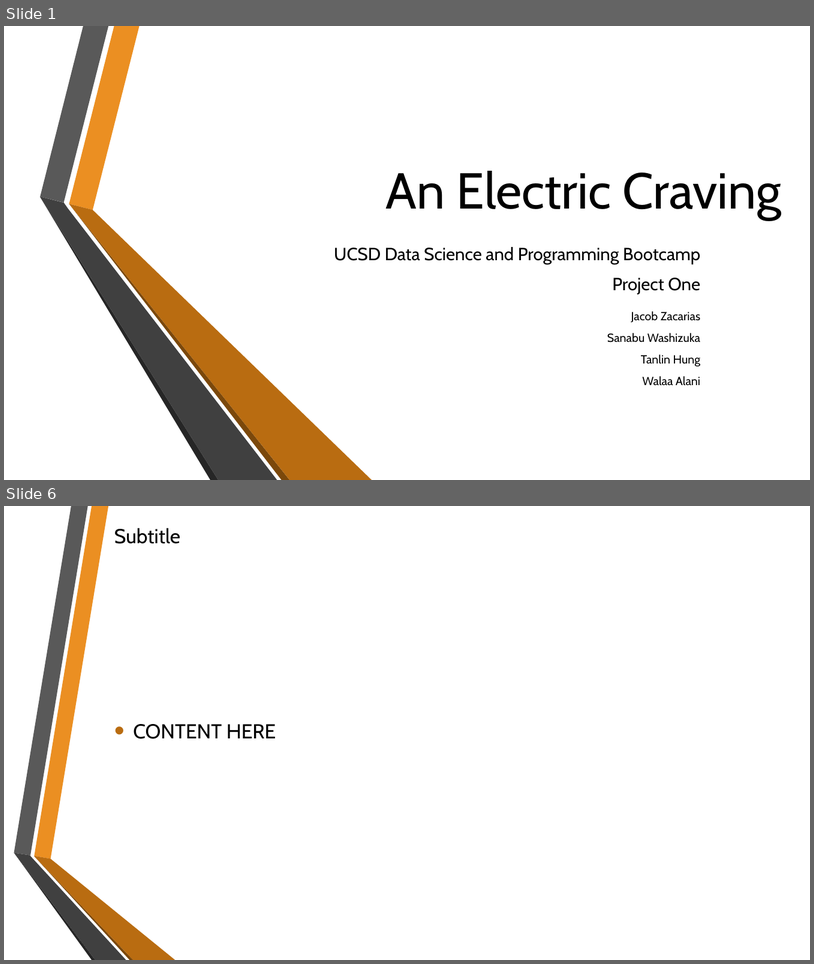
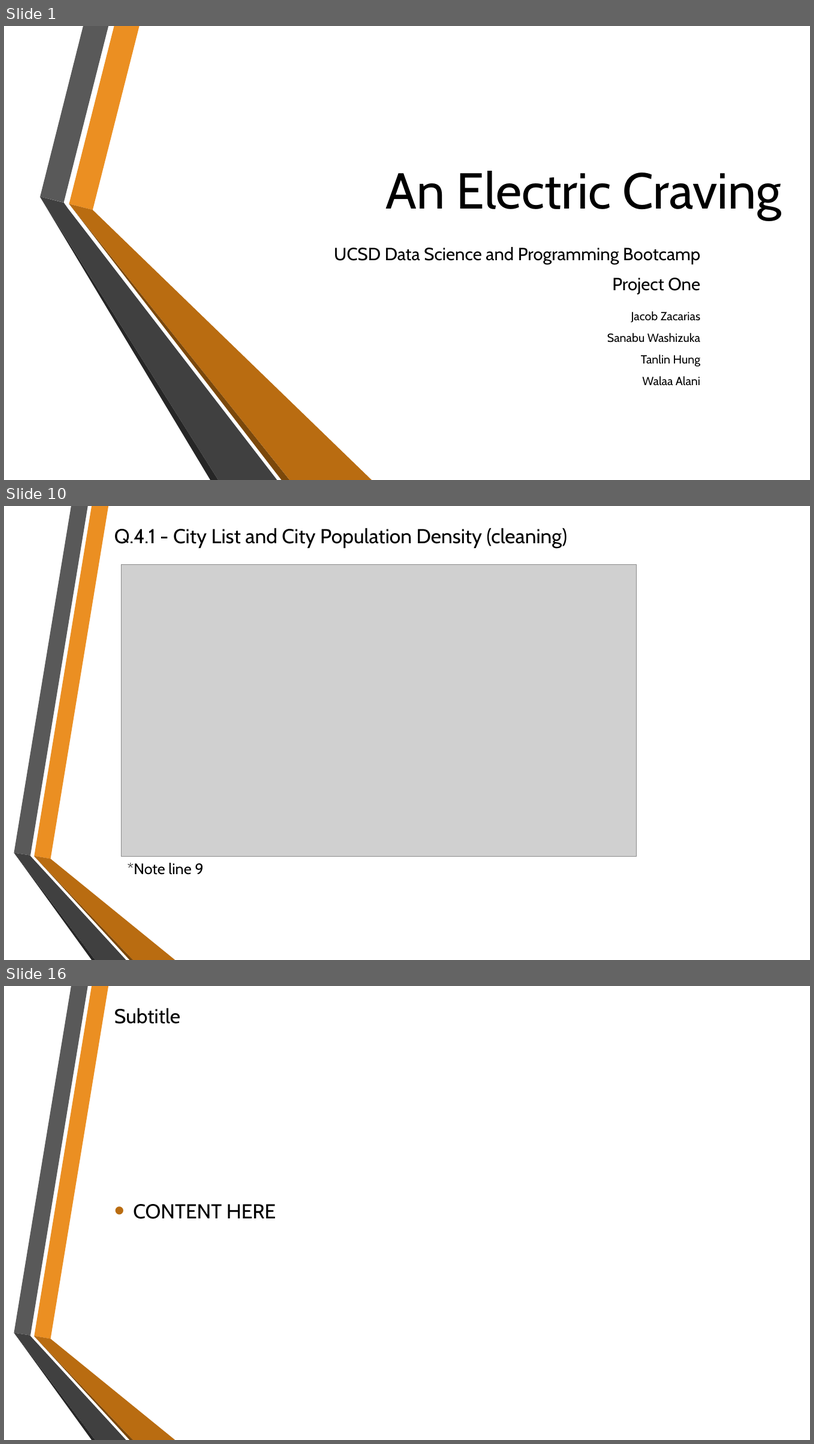
Before and after one commit to SanabuW/project-one, a slide deck: An Electric Craving.pptx. Shown one above the other, each under a label of ours: slides 1 and 6 before the commit, slides 1, 10 and 16 after it; the slides between them are not shown. The pictures are 814x964 and 814x1444 pixels, drawn with LibreOffice and Linux fonts; fonts in the diff are those of the drawing; grey boxes stand for pictures; background and template pictures are left out. Boxes give left, top, right and bottom in pixels: in the first picture for what was removed or moved away, otherwise in the second. Text is boxed around its words. In the diff, an @@ line names an element or a change of style, - is before the commit and + after.

```diff
--- a/An Electric Craving.pptx
+++ b/An Electric Craving.pptx
@@ slide 10 added at (x1=4, y1=506, x2=810, y2=960), background picture (left out); not listed: 6 template elements that a slide beside it also shows @@
@@ title added at (x1=114, y1=528, x2=567, y2=548), 24 pt, text #000000 @@
+Q.4.1 - City List and City Population Density (cleaning)
@@ picture added at (x1=122, y1=564, x2=637, y2=856) @@
@@ text added at (x1=128, y1=862, x2=203, y2=874), 18 pt, text #000000 @@
+*Note line 9
@@ what was slide 6 is now slide 16 @@
```
Also in this commit, not shown: 2 slides changed, 11 other slides added, 2 slides removed, 19 other files.
